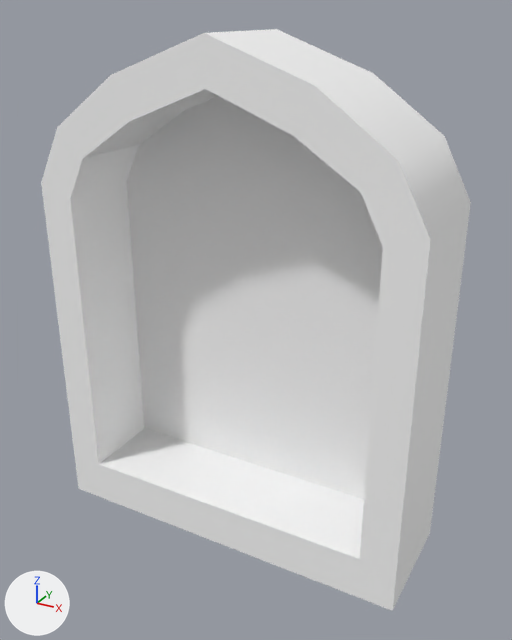
The glTF model models/nicho.glb, before and after one commit.
The view is the same before and after, from a 50 mm camera at (1.2, -1.93, 1.79) aimed at (0.05, 0.16, 0.74). Every picture has the same lights, and +X, +Y and +Z are marked at lower left. Where no turn or scale is listed for an object, it has been applied to the vertices.

Script lines for the objects in view, before the commit:
```python
me_mesh = bpy.data.meshes.new('Mesh')
me_mesh.from_pydata(...)  # 44 vertices, 84 faces; spans x -0.72..0.72, y -0.07..0.39, z -0.14..1.73
me_mesh.materials.append(mat_estudinhos2_standardsurface2)  # white #ffffff
ob_nicho_geo = bpy.data.objects.new('nicho_geo', me_mesh)
ob_nicho_geo.location = (0.0, 0.0, 0.0)
```
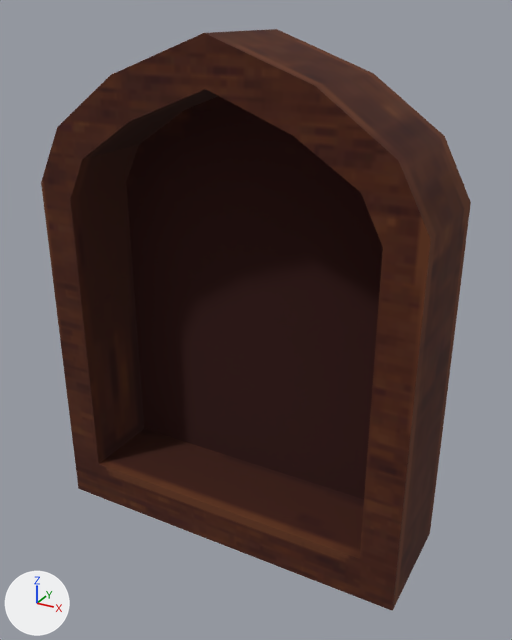
Commit message: nicho atualizado

Boxes [x1, y1, x2, y2] around the edits, measured in the pictures (512 x 640 px):
'nicho_geo', recoloured (grey to brown): [41, 29, 471, 611] in both

What the commit changed:
Picture 'nicho_estudinhos2_standardSurface2_BaseColor.1001' (img_nicho_estudinhos2_standardsurface2_basecolor_1001) is new.
Material 'estudinhos2:standardSurface2.1001' (mat_estudinhos2_standardsurface2_1001) is new.
Its texture is img_nicho_estudinhos2_standardsurface2_basecolor_1001.
Its roughness is 1.0.
me_mesh has 44 vertices, 84 faces and spans x -0.72..0.72, y -0.07..0.39, z -0.14..1.73.
me_mesh no longer uses material mat_estudinhos2_standardsurface2 (white #ffffff).
me_mesh now uses material mat_estudinhos2_standardsurface2_1001 (picture img_nicho_estudinhos2_standardsurface2_basecolor_1001).
